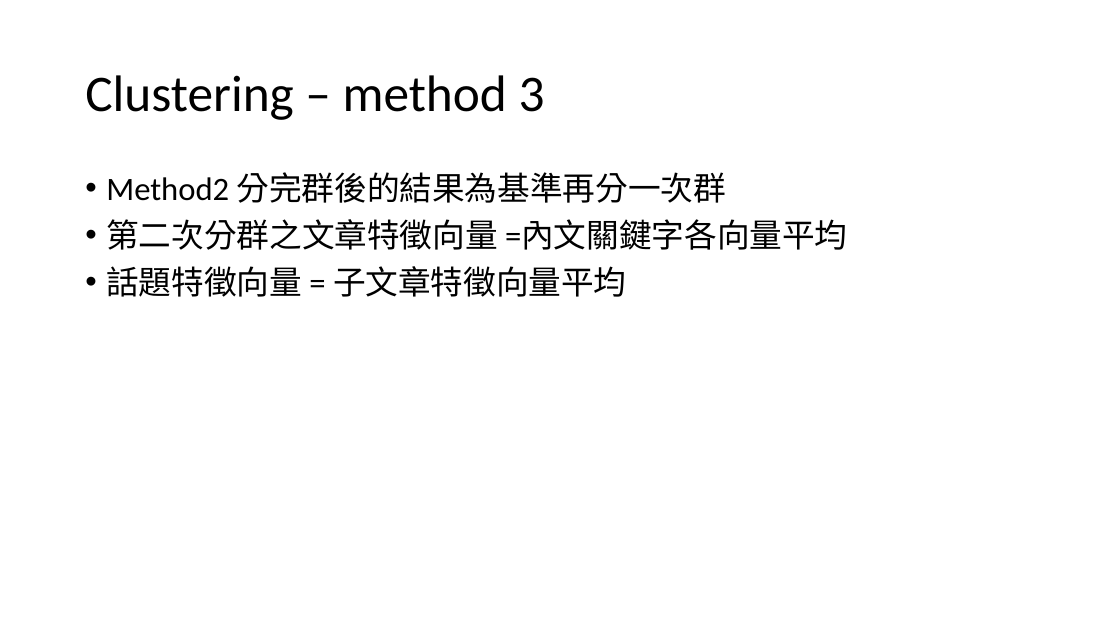
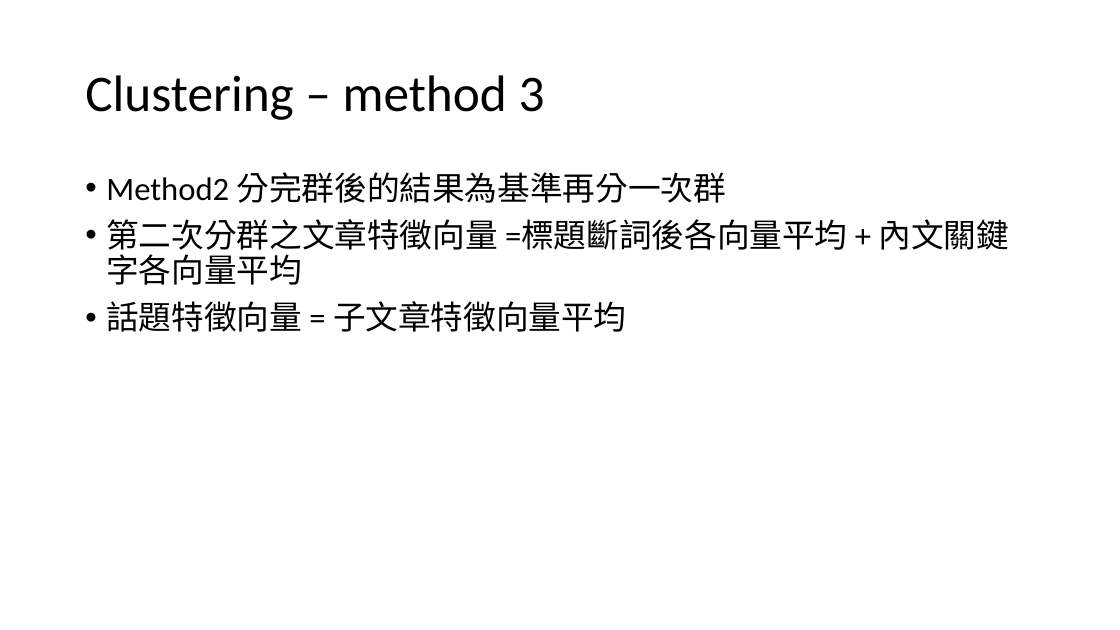
Before and after one commit to ZhongTing/HotTopicDetection, a slide deck: slide 19 of Hot-Topic-Detection.pptx. Drawn at 1120x630 pixels with LibreOffice and Linux fonts; fonts in the diff are those of the drawing. Boxes give left, top, right and bottom in pixels: in the first picture for what was removed or moved away, otherwise in the second. Text is boxed around its words. In the diff, an @@ line names an element or a change of style, - is before the commit and + after.

```diff
--- a/Hot-Topic-Detection.pptx
+++ b/Hot-Topic-Detection.pptx
@@ text at (106,219,1009,285): text changed @@
-• 第二次分群之文章特徵向量 =內文關鍵字各向量平均
+• 第二次分群之文章特徵向量 =標題斷詞後各向量平均 + 內文關鍵字各向量平均
```
Also in this commit, not shown: 17 other slides changed, 8 other files.
